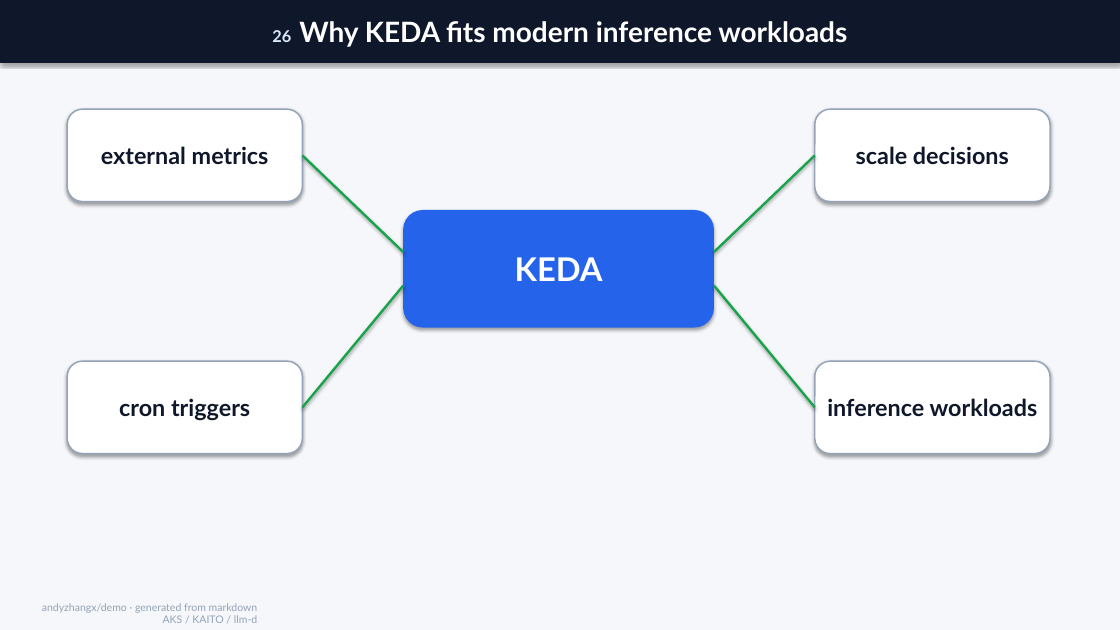
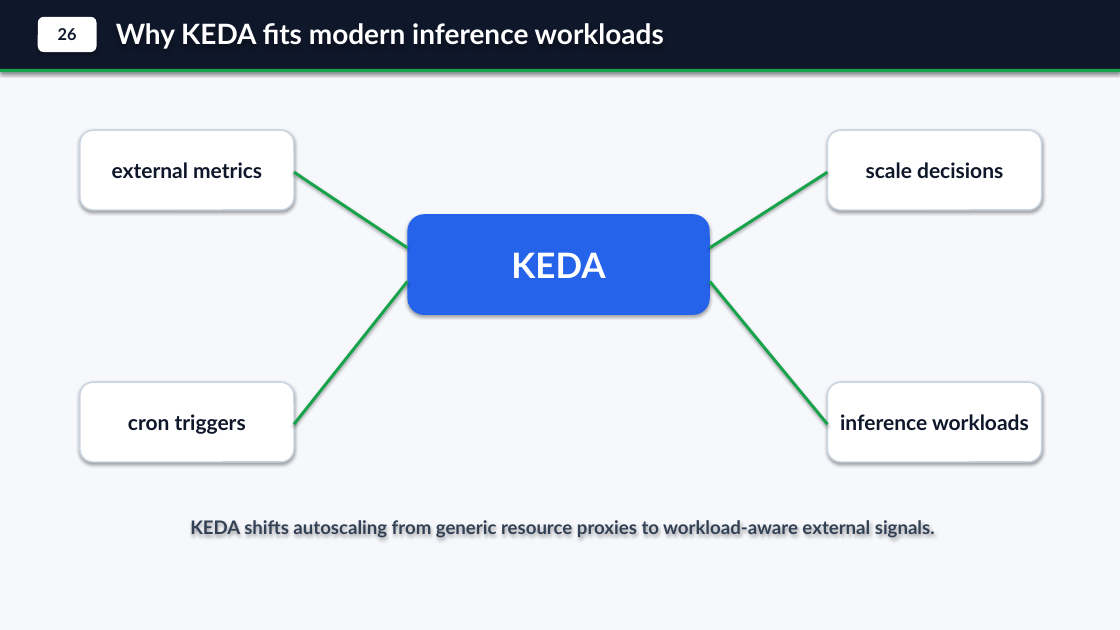
Before and after one commit to andyzhangx/demo, a slide deck: slide 27 of llm/kubecon-na-2026-pd-disaggregation.pptx. Drawn at 1120x630 pixels with LibreOffice and Linux fonts; fonts in the diff are those of the drawing. Boxes give left, top, right and bottom in pixels: in the first picture for what was removed or moved away, otherwise in the second. Text is boxed around its words. In the diff, an @@ line names an element or a change of style, - is before the commit and + after.

Commit message:
polish generated PD deck visuals

```diff
--- a/llm/kubecon-na-2026-pd-disaggregation.pptx
+++ b/llm/kubecon-na-2026-pd-disaggregation.pptx
@@ background #F5F7FA to #F6F8FC @@
@@ rectangle added at (x1=0, y1=0, x2=1120, y2=71), fill #0F172A @@
@@ rounded rectangle added at (x1=38, y1=17, x2=97, y2=52), fill #FFFFFF, 14 pt, text #0F172A, bold @@
+26
@@ text "Why KEDA fits modern inference ..." moved from (x1=0, y1=0, x2=1120, y2=63) to (x1=116, y1=23, x2=664, y2=49) @@
@@ text "Why KEDA fits modern inference ..." at (x1=116, y1=23, x2=664, y2=49): fill #0F172A to none; shadow off @@
@@ text at (x1=116, y1=23, x2=664, y2=49): text changed @@
-26 Why KEDA fits modern inference workloads
+Why KEDA fits modern inference workloads
@@ rectangle added at (x1=0, y1=69, x2=1120, y2=72), fill #16A34A @@
@@ rounded rectangle "external metrics" resized from (x1=67, y1=109, x2=302, y2=202) to (x1=80, y1=130, x2=294, y2=210) @@
@@ rounded rectangle "scale decisions" resized from (x1=815, y1=109, x2=1050, y2=202) to (x1=828, y1=130, x2=1042, y2=210) @@
@@ line moved from (302, 155) - (403, 252) to (294, 172) - (408, 248) @@
@@ line (294, 172) - (408, 248): stroke #16A34A 2 pt to #16A34A 2.5 pt @@
@@ line moved from (714, 252) - (815, 155) to (710, 248) - (828, 172) @@
@@ line (710, 248) - (828, 172): stroke #16A34A 2 pt to #16A34A 2.5 pt @@
@@ rounded rectangle "KEDA" resized from (x1=403, y1=210, x2=714, y2=328) to (x1=408, y1=214, x2=710, y2=315) @@
@@ rounded rectangle "KEDA" at (x1=408, y1=214, x2=710, y2=315): size 28 to 30 pt @@
@@ line moved from (302, 408) - (403, 286) to (294, 424) - (408, 281) @@
@@ line (294, 424) - (408, 281): stroke #16A34A 2 pt to #16A34A 2.5 pt @@
@@ line moved from (714, 286) - (815, 408) to (710, 281) - (828, 424) @@
@@ line (710, 281) - (828, 424): stroke #16A34A 2 pt to #16A34A 2.5 pt @@
@@ rounded rectangle "cron triggers" resized from (x1=67, y1=361, x2=302, y2=454) to (x1=80, y1=382, x2=294, y2=462) @@
@@ size 20 to 18 pt; outline #94A3B8 1.25 pt to #CBD5E1 1.25 pt in 4 elements at (x1=80, y1=130, x2=294, y2=210), (x1=80, y1=382, x2=294, y2=462), (x1=828, y1=130, x2=1042, y2=210), (x1=828, y1=382, x2=1042, y2=462) @@
@@ rounded rectangle "inference workloads" resized from (x1=815, y1=361, x2=1050, y2=454) to (x1=828, y1=382, x2=1042, y2=462) @@
@@ text added at (x1=190, y1=518, x2=935, y2=538), 16 pt, text #334155, bold @@
+KEDA shifts autoscaling from generic resource proxies to workload-aware external signals.
@@ text removed at (x1=42, y1=603, x2=258, y2=623) @@
-andyzhangx/demo · generated from markdown
-AKS / KAITO / llm-d
```
Also in this commit, not shown: 34 other slides changed, 1 slide added, 1 slide removed, 1 other file.
